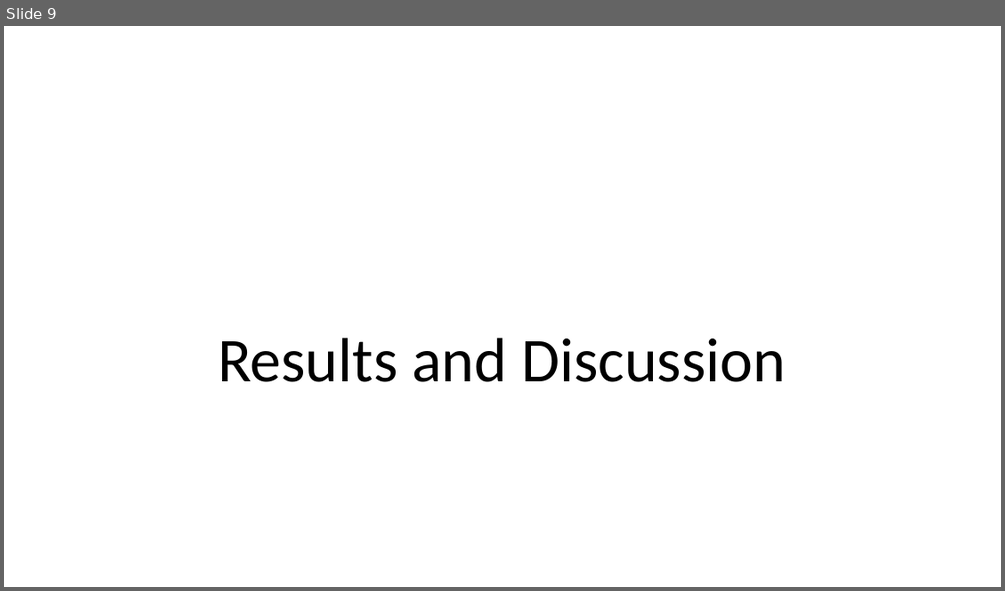
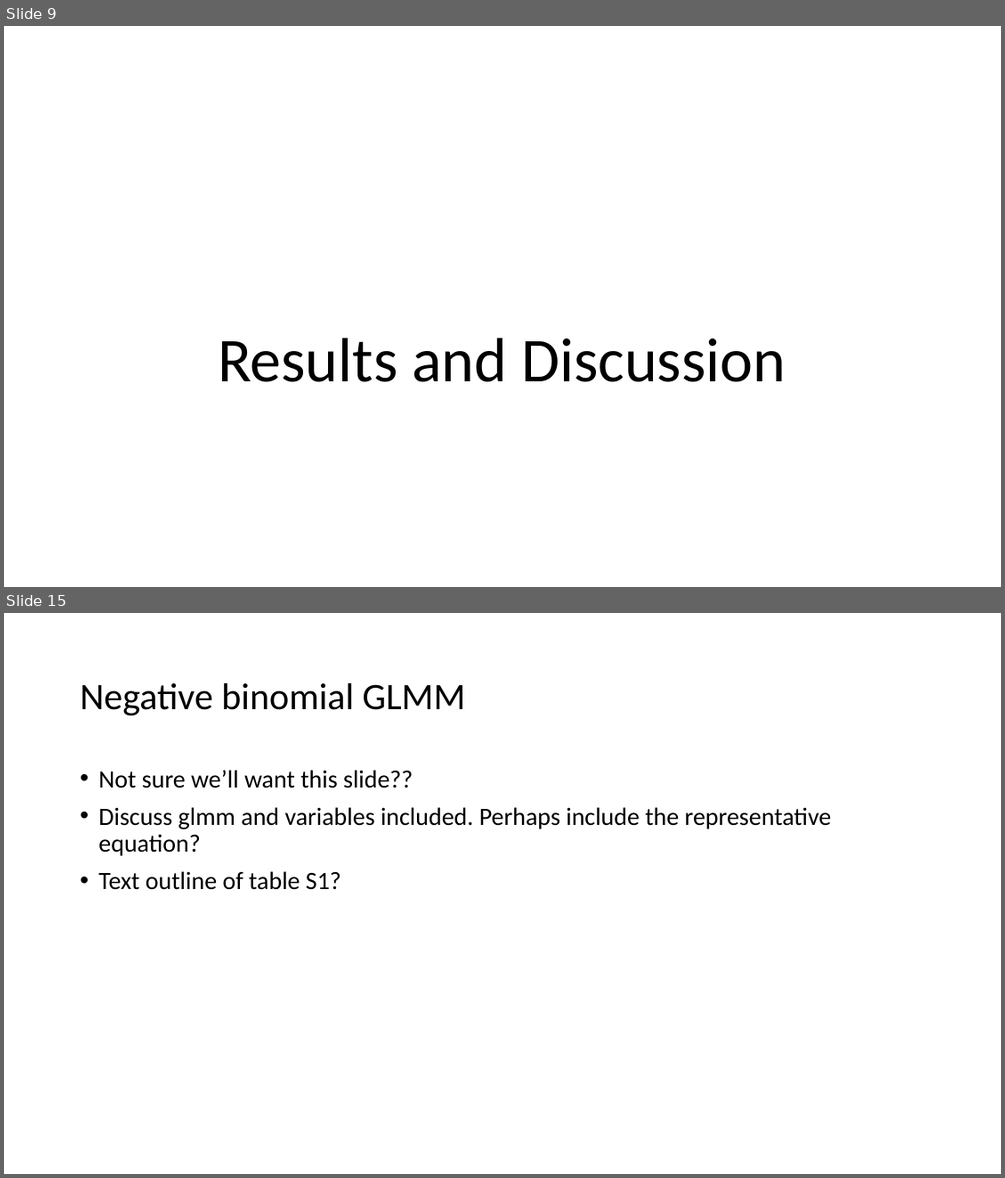
Before and after one commit to LukeABobay/larval-fish-community-analysis, a slide deck: PICES 2026 Presentation.pptx. Shown one above the other, each under a label of ours: slide 9 before the commit, slides 9 and 15 after it; the slides between them are not shown. The pictures are 1005x591 and 1005x1178 pixels, drawn with LibreOffice and Linux fonts; fonts in the diff are those of the drawing. Boxes give left, top, right and bottom in pixels: in the first picture for what was removed or moved away, otherwise in the second. Text is boxed around its words. In the diff, an @@ line names an element or a change of style, - is before the commit and + after.

```diff
--- a/PICES 2026 Presentation.pptx
+++ b/PICES 2026 Presentation.pptx
@@ slide 15 added at <box>4,613,1001,1174</box>, background #FFFFFF @@
@@ title added at <box>80,683,466,716</box>, 36 pt, text #000000 @@
+Negative binomial GLMM
@@ text added at <box>98,770,832,890</box>, 24 pt, text #000000 @@
+• Not sure we’ll want this slide??
+• Discuss glmm and variables included. Perhaps include the representative equation?
+• Text outline of table S1?
```
Also in this commit, not shown: 10 slides changed, 5 other slides added.
